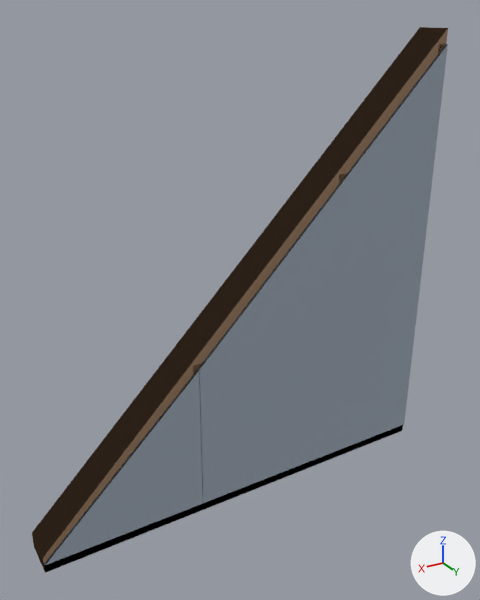
One commit to the glTF model panels/EX9_GBL.glb: the scene before it, then after it.
Before and after are seen from a camera (50 mm lens) standing at (1.15, 1.9, 0.9) and looking at (0.01, 0.01, -0.04). Every picture has the same lights, and +X, +Y and +Z are marked at lower right. The picture after the commit comes second.

The older version as bpy lines, for what is in view:
```python
mat_osb_external = principled_material('osb_external')
mat_osb_external.base_color = (0.36, 0.42, 0.5)  # grey #a2adbc
mat_osb_external.metallic = 0.05
mat_osb_external.roughness = 0.85
me_ex9_gbl = bpy.data.meshes.new('EX9 GBL')
me_ex9_gbl.from_pydata(...)  # 80 vertices, 132 faces, 130 loose edges; spans x -0.83..0.83, y -0.07..0.07, z -0.86..0.86
# faces by material slot: [12, 12, 24, 16, 44, 24]
me_ex9_gbl.materials.append(mat_bottom_rail)  # brown #a28165
me_ex9_gbl.materials.append(mat_right_end_stud)  # beige #f6e5bc
me_ex9_gbl.materials.append(mat_common_stud)  # beige #f6e5bc
me_ex9_gbl.materials.append(mat_top_rail)  # brown #a28165
me_ex9_gbl.materials.append(mat_insulation)  # white #fceaea
me_ex9_gbl.materials.append(mat_osb_external)  # grey #a2adbc
ob_ex9_gbl = bpy.data.objects.new('EX9 GBL', me_ex9_gbl)
ob_ex9_gbl.location = (0.0, 0.0, 0.0)
```
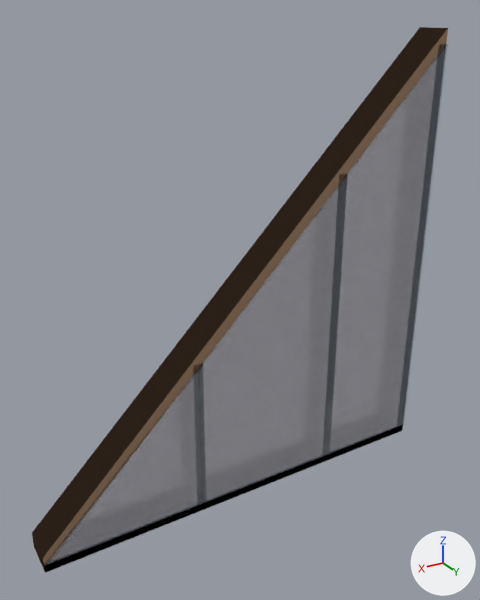
Where the change shows, as pixel boxes (x1, y1, x2, y2) in the pictures (480 x 600 px):
'EX9 GBL', surface changed: (44, 42, 448, 568) in both

Diff of the bpy script that builds the scene:
```diff
--- a/panels/EX9_GBL.glb.py
+++ b/panels/EX9_GBL.glb.py
@@ mat_osb_external @@
 mat_osb_external.roughness = 0.85
+mat_osb_external.alpha = 0.3
```
